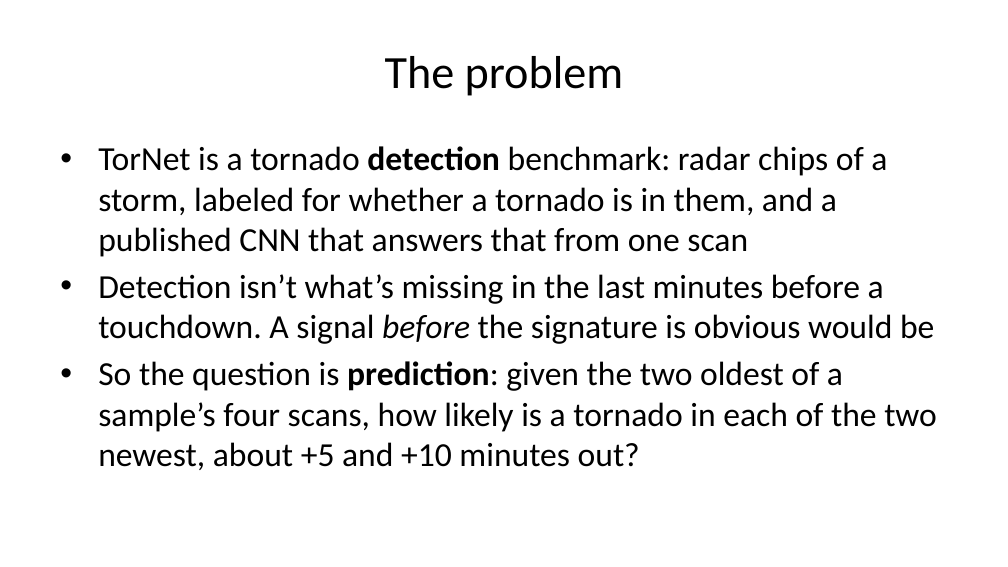
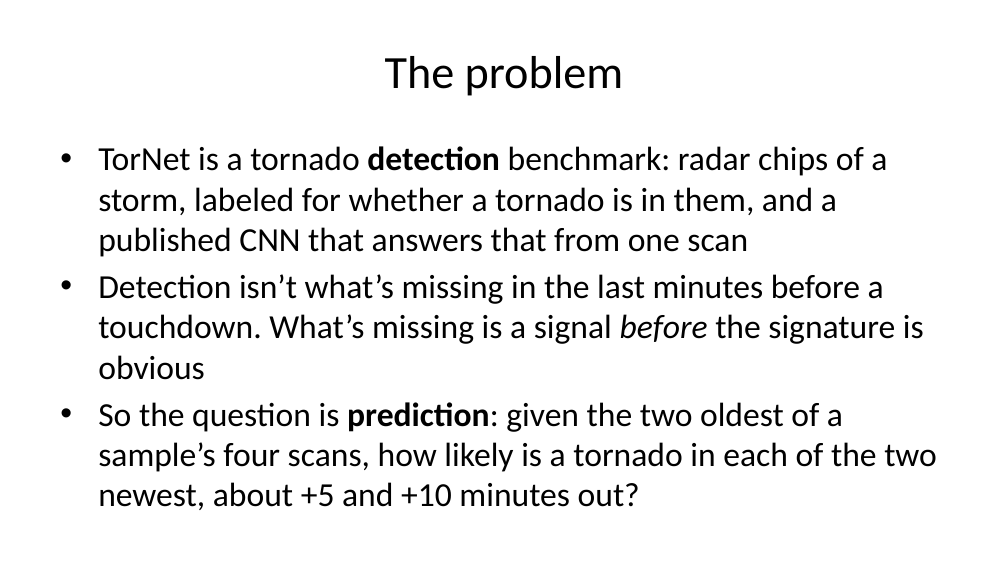
Before and after one commit to jakeryderv/tornado-onset, a slide deck: slide 2 of slides.pptx. Drawn at 1008x567 pixels with LibreOffice and Linux fonts; fonts in the diff are those of the drawing. Boxes give left, top, right and bottom in pixels: in the first picture for what was removed or moved away, otherwise in the second. Text is boxed around its words. In the diff, an @@ line names an element or a change of style, - is before the commit and + after.

Commit message:
Slides: wording fixes

```diff
--- a/slides.pptx
+++ b/slides.pptx
@@ text at (x1=98, y1=274, x2=924, y2=380): text changed @@
-• Detection isn’t what’s missing in the last minutes before a touchdown. A signal before the signature is obvious would be
+• Detection isn’t what’s missing in the last minutes before a touchdown. What’s missing is a signal before the signature is obvious
```
Also in this commit, not shown: 1 other slide changed, 1 other file.
